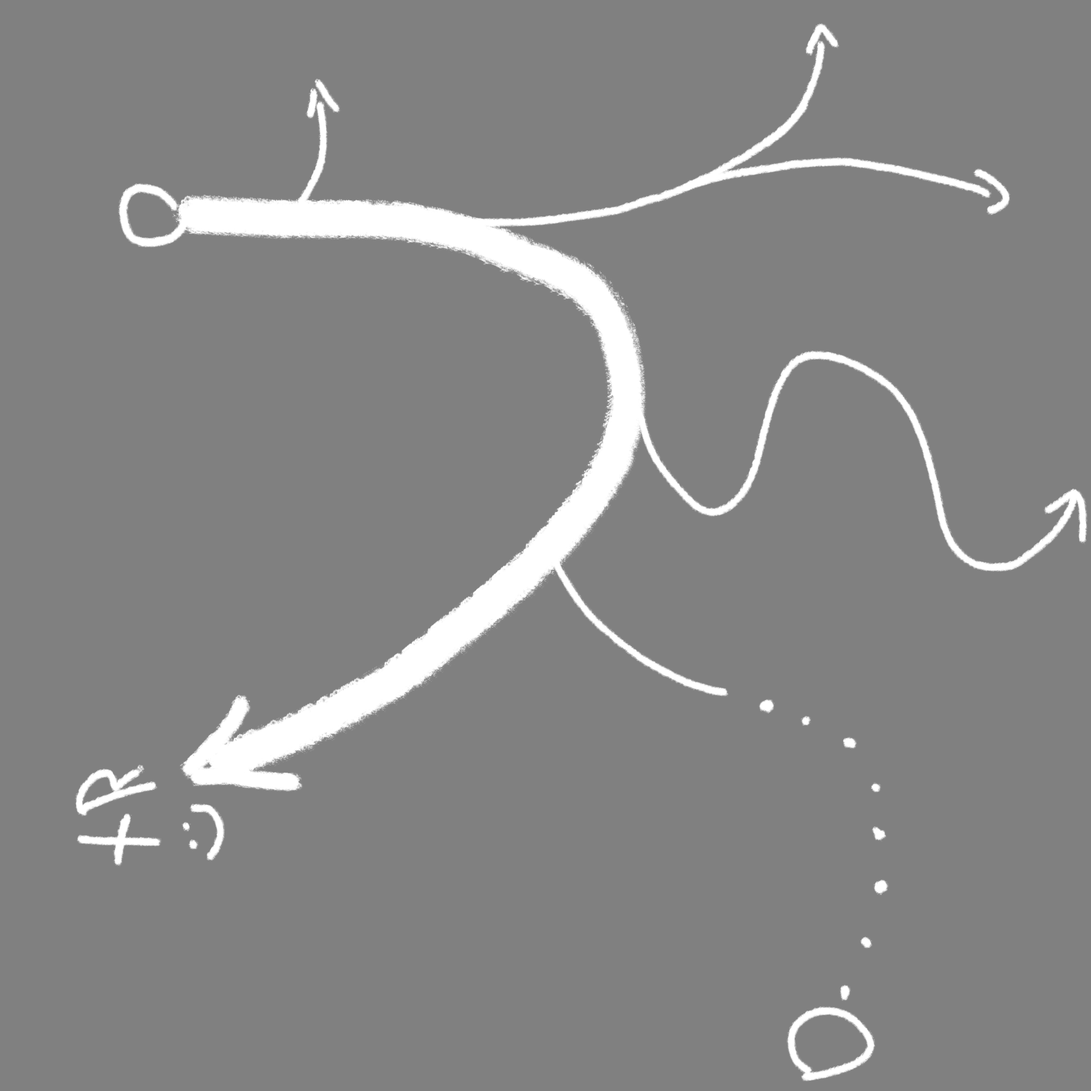
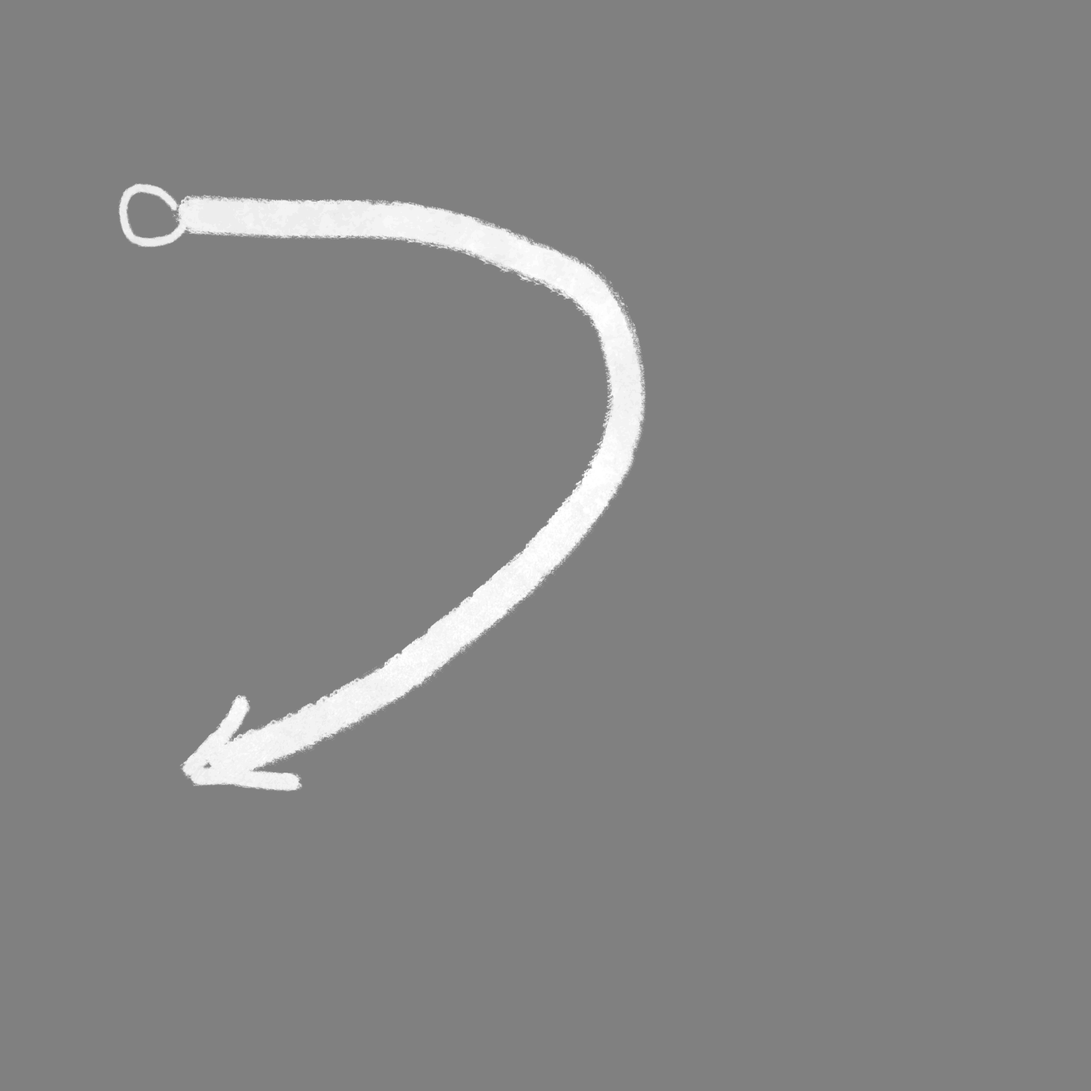
Layer changes from the first 1091 x 1091 image to the second:
hid "Слой #5" over left=74, top=764, right=226, bottom=868
hid "Слой #4" over left=550, top=551, right=889, bottom=1082
hid "Слой #3" over left=633, top=350, right=1088, bottom=573
hid "Слой #2" over left=451, top=22, right=1012, bottom=228
hid "Слой #1" over left=296, top=78, right=342, bottom=210
removed layer "Слой" over left=117, top=183, right=305, bottom=793
painted on "Фон", masked it over left=117, top=182, right=649, bottom=793
